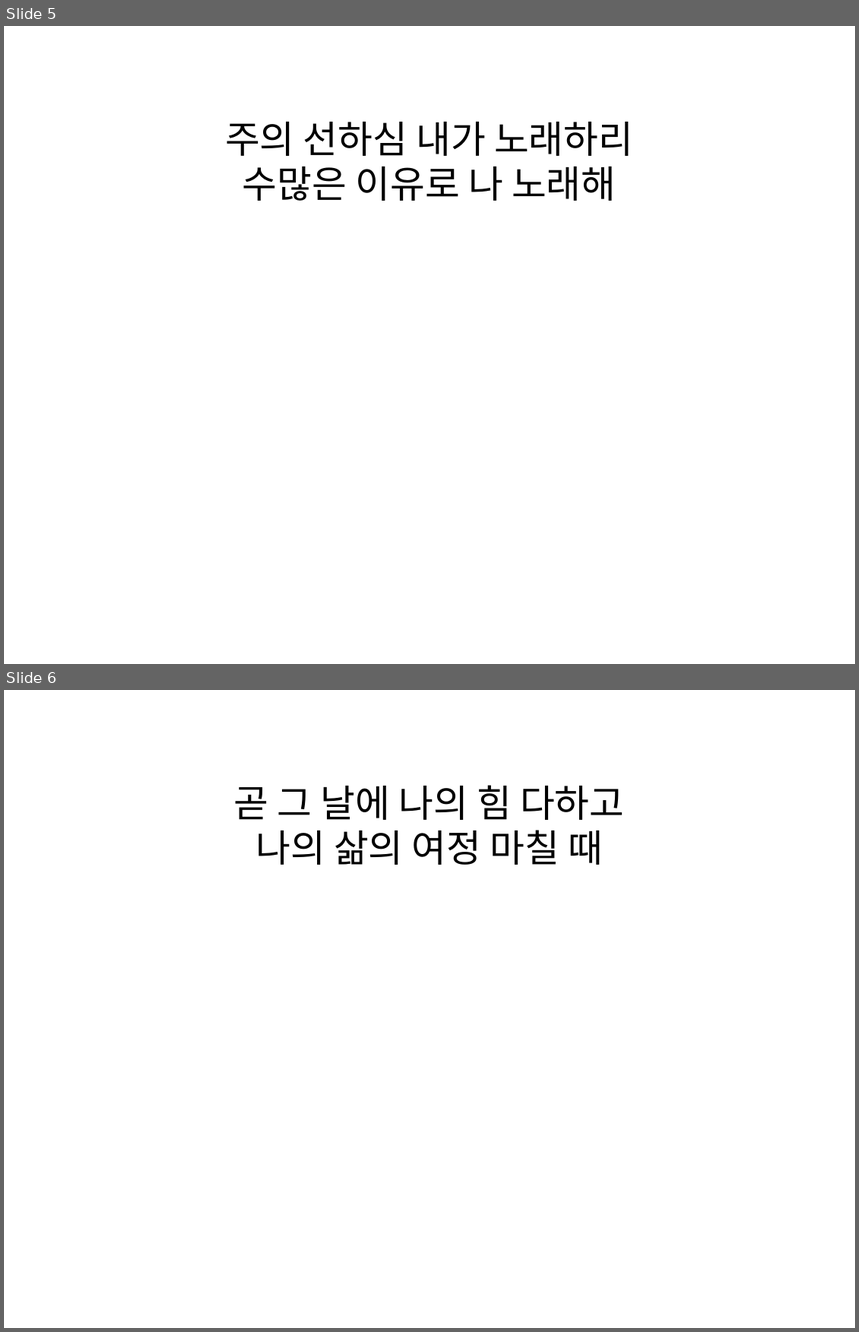
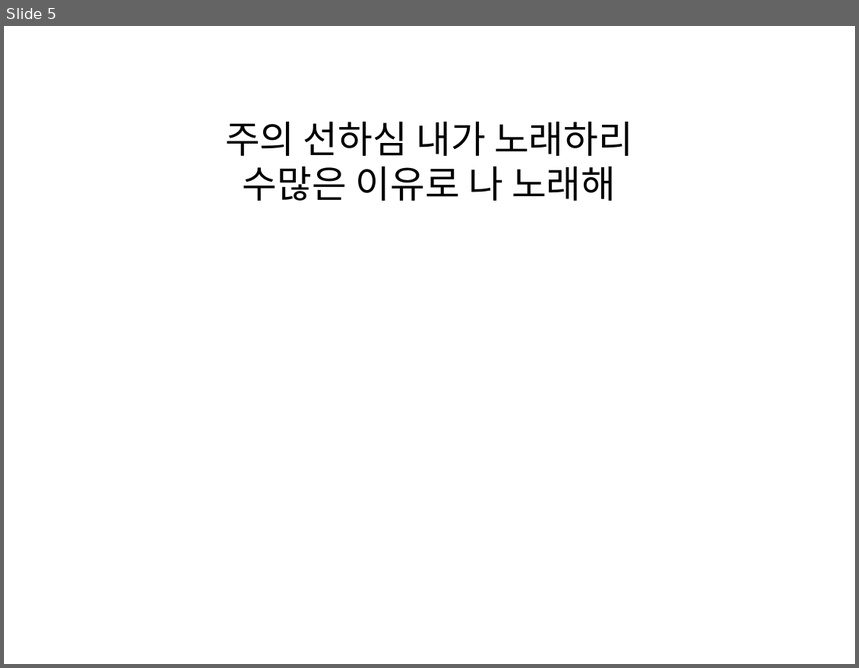
Before and after one commit to daeryuk/MusicSheetToPPT, a slide deck: static/output.pptx. Shown one above the other, each under a label of ours: slides 5 and 6 before the commit, slide 5 after it. The pictures are 859x1332 and 859x668 pixels, drawn with LibreOffice and Linux fonts; fonts in the diff are those of the drawing. Boxes give left, top, right and bottom in pixels: in the first picture for what was removed or moved away, otherwise in the second. Text is boxed around its words. In the diff, an @@ line names an element or a change of style, - is before the commit and + after.

```diff
--- a/static/output.pptx
+++ b/static/output.pptx
@@ slide 6 removed at [4, 690, 855, 1328], background #FFFFFF @@
@@ text removed at [234, 785, 624, 865] @@
-곧 그 날에 나의 힘 다하고
-나의 삶의 여정 마칠 때
```
Also in this commit, not shown: 1 slide changed, 5 slides added, 5 other slides removed, 2 other files.
